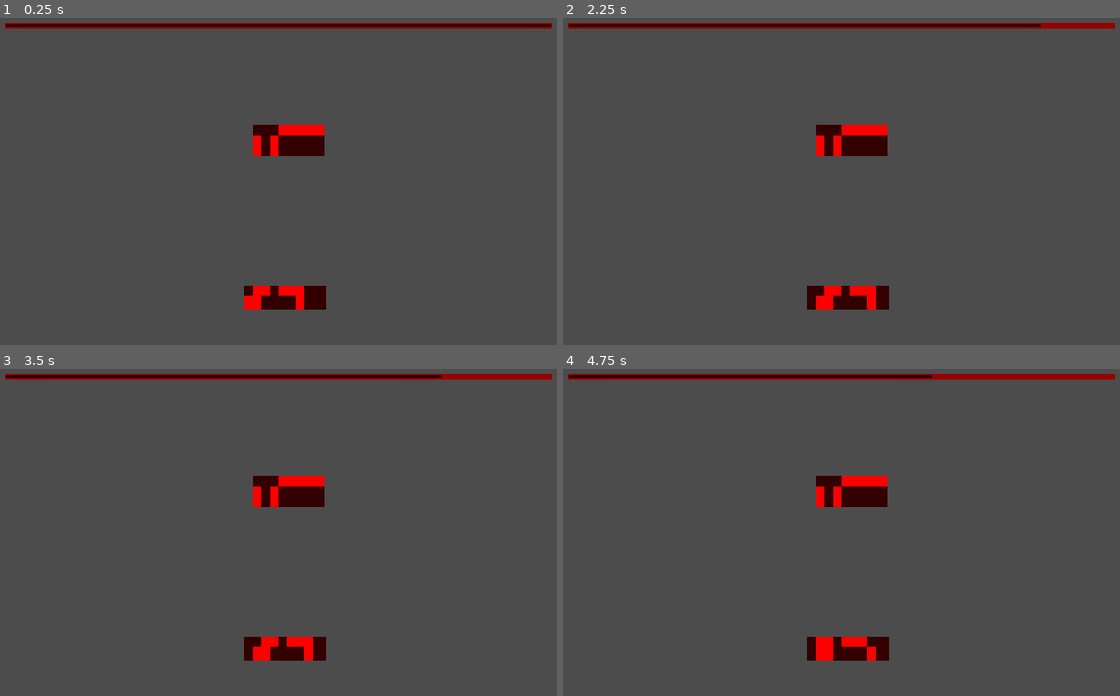
Above: before the commit, frames 1-4 (two rows, left to right).
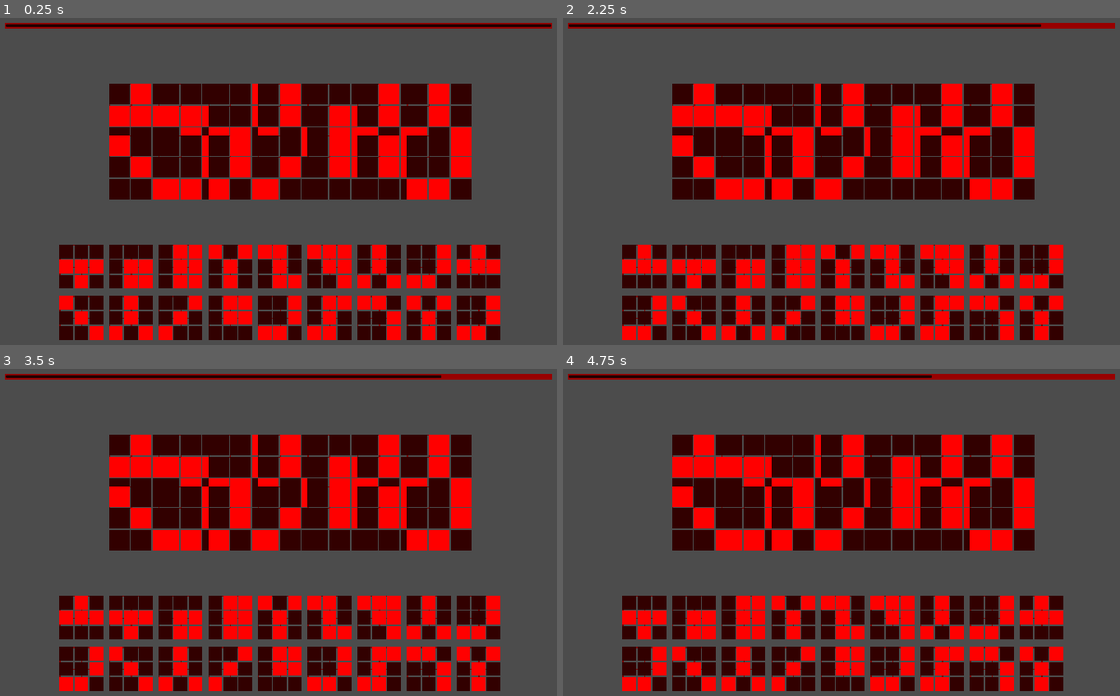
Above: after the commit, the same moments.

Repository: abarichello/gamine
Game: Godot game, scene res://scenes/Main.tscn
The game is run twice, just before and just after one commit, with the same random seed, the same clock (stepped at 60 frames per second) and the same inputs.
Inputs:
- Up to frame 1 (0.25 s): no input
- Up to frame 2 (2.25 s): tap Enter (ui_accept) at 0.5, 0.77, 1.25, 1.52, 2 s; hold Right (ui_right) 0.53-1.28 s; hold Down (ui_down) 1.28-2.03 s; hold Right (ui_right) from 2.03 s (still down)
- Up to frame 3 (3.5 s): tap Enter (ui_accept) at 2.75, 3.02 s; release Right (ui_right) at 2.78 s; hold Up (ui_up) from 2.78 s (still down)
- Up to frame 4 (4.75 s): tap Enter (ui_accept) at 3.5, 3.77, 4.25, 4.52 s; release Up (ui_up) at 3.53 s; hold Left (ui_left) from 3.53 s (still down)

The runs differ from the first frame. In frame 1, 37% of the frame differs, in the area x 10-90%, y 20-99%; in frame 2, 38%; in frame 3, 38%; in frame 4, 38%.

Commit message:
Messing with framing

Diff:
--- a/game/scenes/Bit.tscn
+++ b/game/scenes/Bit.tscn
@@ -8,7 +8,6 @@
 anchor_bottom = 0.0
 margin_right = 40.0
 margin_bottom = 40.0
-rect_min_size = Vector2( 40, 40 )
 rect_pivot_offset = Vector2( 0, 0 )
 rect_clip_content = false
 mouse_filter = 0
--- a/game/scenes/Main.tscn
+++ b/game/scenes/Main.tscn
@@ -13,7 +13,7 @@
 font_data = ExtResource( 3 )
 _sections_unfolded = [ "Extra Spacing", "Font", "Font/fallback", "Resource", "Settings" ]
 
-[node name="Main" type="Node" index="0"]
+[node name="Main" type="Node"]
 
 script = ExtResource( 1 )
 _sections_unfolded = [ "Pause" ]
--- a/game/scenes/Piece.tscn
+++ b/game/scenes/Piece.tscn
@@ -1,38 +1,45 @@
-[gd_scene load_steps=3 format=2]
+[gd_scene load_steps=4 format=2]
 
-[ext_resource path="res://scripts/Piece.gd" type="Script" id=1]
-[ext_resource path="res://scenes/Bit.tscn" type="PackedScene" id=2]
+[ext_resource path="res://resources/textures/frame.png" type="Texture" id=1]
+[ext_resource path="res://scripts/Piece.gd" type="Script" id=2]
+[ext_resource path="res://scenes/Bit.tscn" type="PackedScene" id=3]
 
-[node name="Piece" type="GridContainer" index="0"]
+[node name="Piece" type="NinePatchRect" index="0"]
 
 anchor_left = 0.0
 anchor_top = 0.0
 anchor_right = 0.0
 anchor_bottom = 0.0
-margin_right = 40.0
-margin_bottom = 40.0
+margin_right = 120.0
+margin_bottom = 120.0
+rect_min_size = Vector2( 120, 120 )
 rect_pivot_offset = Vector2( 0, 0 )
 rect_clip_content = false
 mouse_filter = 0
 mouse_default_cursor_shape = 0
 size_flags_horizontal = 1
 size_flags_vertical = 1
-custom_constants/vseparation = 10
-custom_constants/hseparation = 10
-columns = 3
-script = ExtResource( 1 )
-_sections_unfolded = [ "Anchor", "Focus", "Grow Direction", "Hint", "Margin", "Material", "Mouse", "Pause", "Rect", "Size Flags", "Theme", "Visibility", "custom_constants" ]
-Bit = ExtResource( 2 )
+texture = ExtResource( 1 )
+region_rect = Rect2( 60, 60, 64, 64 )
+axis_stretch_horizontal = 1
+axis_stretch_vertical = 1
+script = ExtResource( 2 )
+_sections_unfolded = [ "Anchor", "Axis Stretch", "Focus", "Grow Direction", "Hint", "Margin", "Material", "Mouse", "Patch Margin", "Pause", "Rect", "Size Flags", "Theme", "Visibility", "custom_constants" ]
+Bit = ExtResource( 3 )
 
-[node name="NinePatchRect" type="NinePatchRect" parent="." index="0"]
+[node name="Grid" type="GridContainer" parent="." index="0"]
 
 anchor_left = 0.0
 anchor_top = 0.0
 anchor_right = 0.0
 anchor_bottom = 0.0
+margin_right = 120.0
+margin_bottom = 120.0
 rect_pivot_offset = Vector2( 0, 0 )
 rect_clip_content = false
 mouse_filter = 2
 mouse_default_cursor_shape = 0
-size_flags_horizontal = 1
-size_flags_vertical = 1
+size_flags_horizontal = 3
+size_flags_vertical = 3
+columns = 3
+_sections_unfolded = [ "Anchor", "Axis Stretch", "Focus", "Hint", "Mouse", "Patch Margin", "Rect", "Size Flags" ]
--- a/game/scripts/Piece.gd
+++ b/game/scripts/Piece.gd
@@ -7,20 +7,20 @@
 var id
 
 func setup(id, size):
+    # setup piece min size
     self.id = id
     self.serial = get_serial(id)
 
     rect_pivot_offset = rect_min_size / 2
 
-    for i in range(9):
+    for i in range(0, serial.length()):
         var bit = Bit.instance()
-        self.get_child(0).add_child(bit)
+        bit.rect_min_size = Vector2(size, size)
+        bit.rect_size = Vector2(size, size)
 
-        var child = get_child(0).get_child(i)
-        child.rect_min_size = Vector2(size, size)
-        child.rect_size = Vector2(size, size)
         if str(self.serial)[i] == "0":
-            child.self_modulate = OFF_COLOR
+            bit.self_modulate = OFF_COLOR
+        $Grid.add_child(bit)
 
 func get_serial(id):
     var sr = "11111111"
